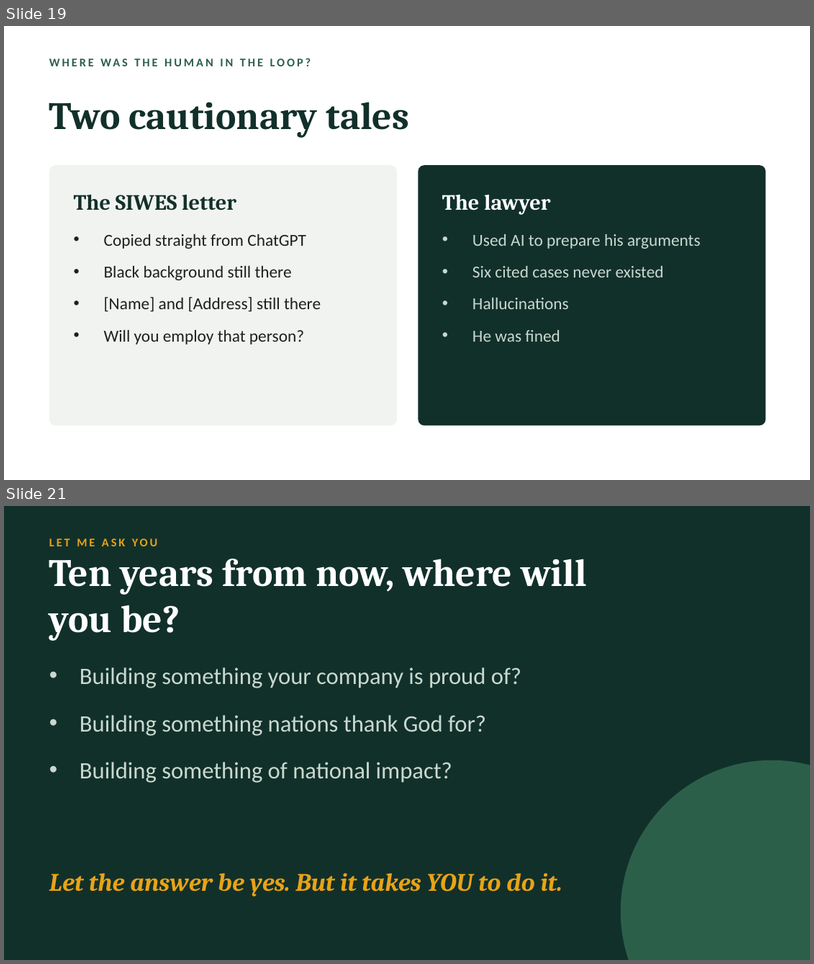
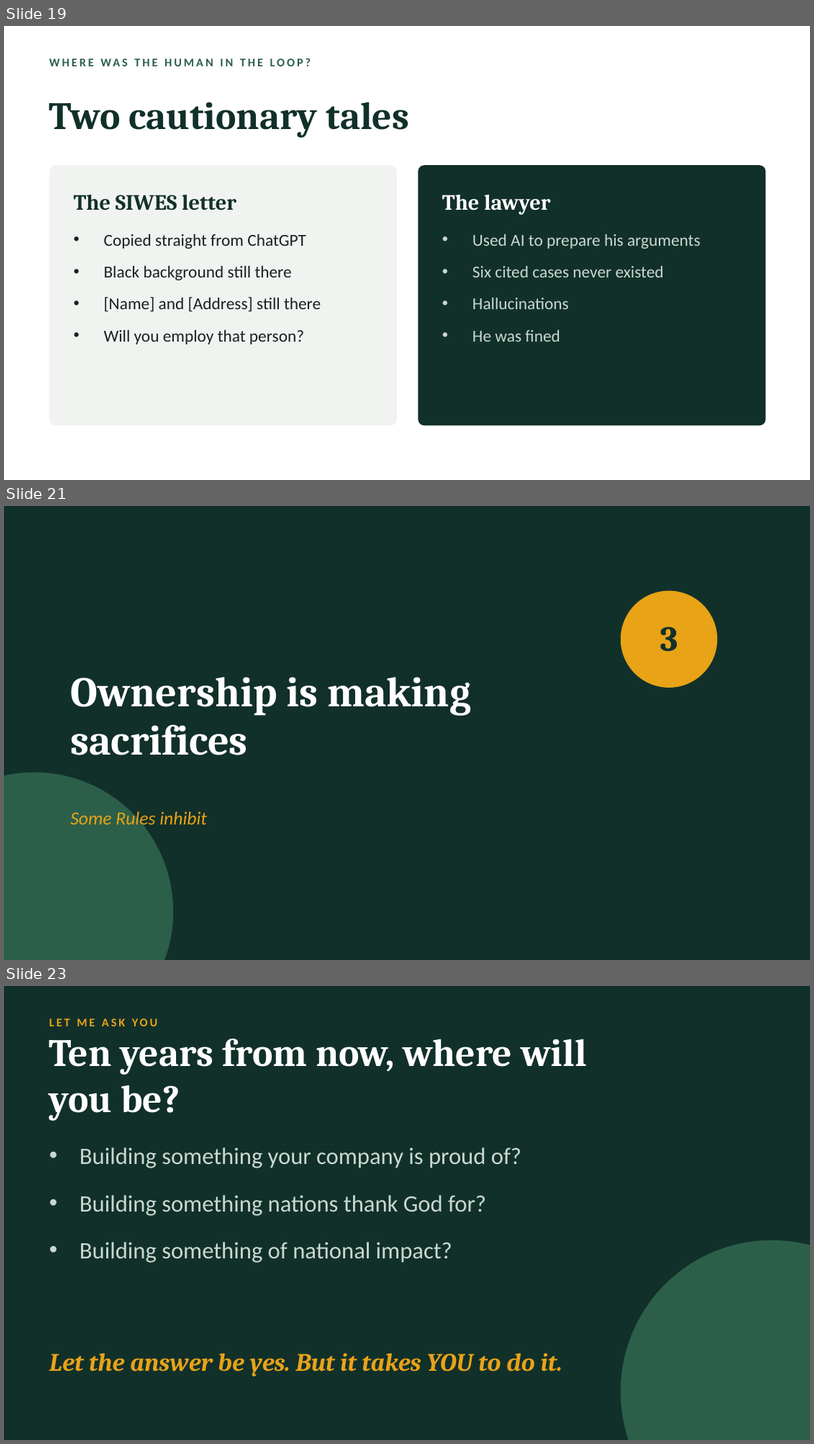
Before and after one commit to RAINigeria/study, a slide deck: iesa.pptx. Shown one above the other, each under a label of ours: slides 19 and 21 before the commit, slides 19, 21 and 23 after it; the slides between them are not shown. The pictures are 814x964 and 814x1444 pixels, drawn with LibreOffice and Linux fonts; fonts in the diff are those of the drawing. Boxes give left, top, right and bottom in pixels: in the first picture for what was removed or moved away, otherwise in the second. Text is boxed around its words. In the diff, an @@ line names an element or a change of style, - is before the commit and + after.

```diff
--- a/iesa.pptx
+++ b/iesa.pptx
@@ slide 21 added at <box>4,506,810,960</box>, background #12302A @@
@@ ellipse added at <box>621,591,718,687</box>, fill #E8A317 @@
@@ text added at <box>661,626,679,651</box>, 42 pt, text #12302A, bold @@
+3
@@ text added at <box>70,677,471,755</box>, 50 pt, text #FFFFFF, bold @@
+Ownership is making sacrifices
@@ ellipse added at <box>4,772,173,960</box>, fill #2C5F4A @@
@@ text added at <box>70,809,207,829</box>, 22 pt, text #E8A317, italic @@
+Some Rules inhibit
@@ what was slide 21 is now slide 23 @@
```
Also in this commit, not shown: 16 slides changed, 1 other slide added, 1 other file.
